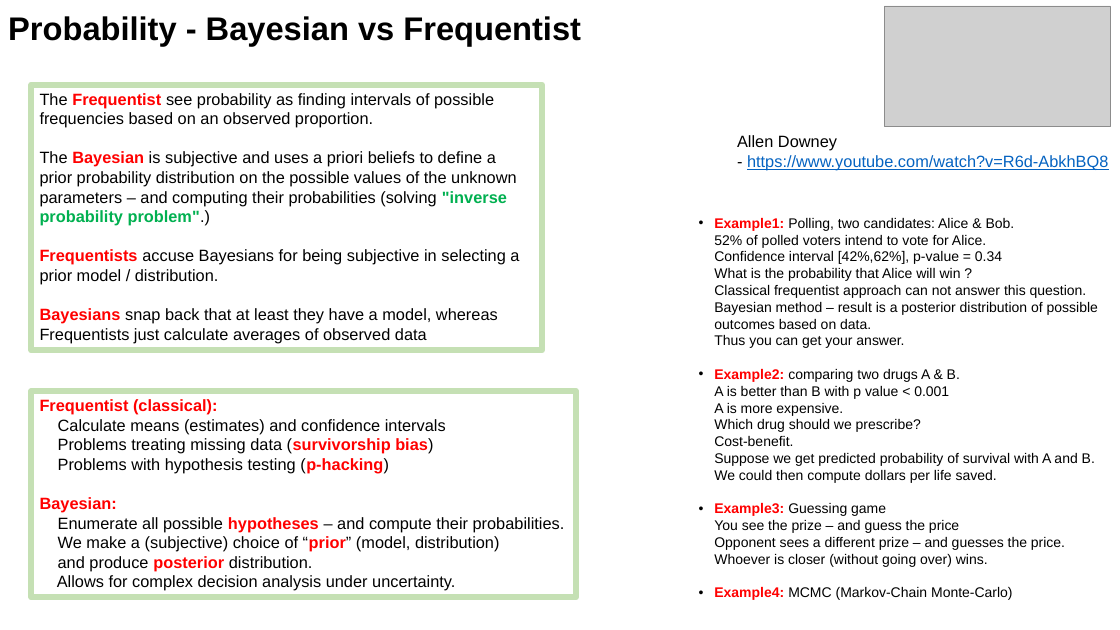
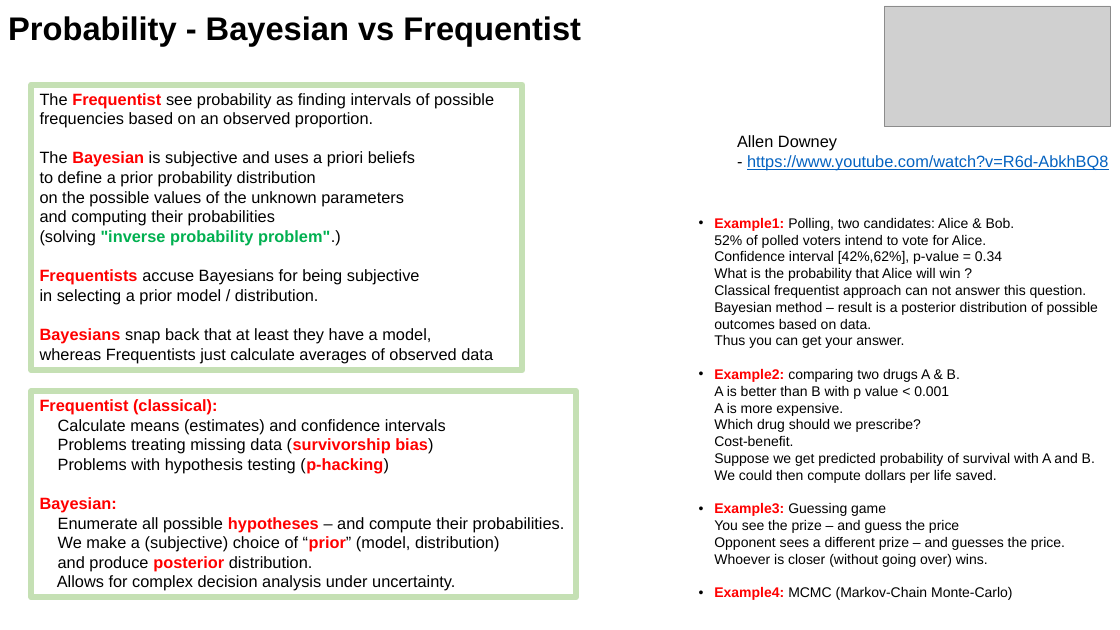
Before and after one commit to lselector/ml_ai_doc, a slide deck: slide 5 of statistics_08_Bayes_Bayesian.pptx. Drawn at 1120x630 pixels with LibreOffice and Linux fonts; fonts in the diff are those of the drawing; grey boxes stand for pictures. Boxes give left, top, right and bottom in pixels: in the first picture for what was removed or moved away, otherwise in the second. Text is boxed around its words. In the diff, an @@ line names an element or a change of style, - is before the commit and + after.

```diff
--- a/statistics_08_Bayes_Bayesian.pptx
+++ b/statistics_08_Bayes_Bayesian.pptx
@@ rectangle "The Frequentist see probability as ..." resized from (x1=31, y1=85, x2=542, y2=350) to (x1=31, y1=85, x2=523, y2=371) @@
@@ text in rectangle at (x1=40, y1=151, x2=493, y2=363): text changed @@
-The Bayesian is subjective and uses a priori beliefs to define a prior probability distribution on the possible values of the unknown parameters – and computing their probabilities (solving "inverse probability problem".)
-Frequentists accuse Bayesians for being subjective in selecting a prior model / distribution.
-Bayesians snap back that at least they have a model, whereas Frequentists just calculate averages of observed data
+The Bayesian is subjective and uses a priori beliefs
+to define a prior probability distribution
+on the possible values of the unknown parameters
+and computing their probabilities
+(solving "inverse probability problem".)
+Frequentists accuse Bayesians for being subjective
+in selecting a prior model / distribution.
+Bayesians snap back that at least they have a model,
+whereas Frequentists just calculate averages of observed data
```
Also in this commit, not shown: 2 other slides changed, 6 slides added, 2 other files.
